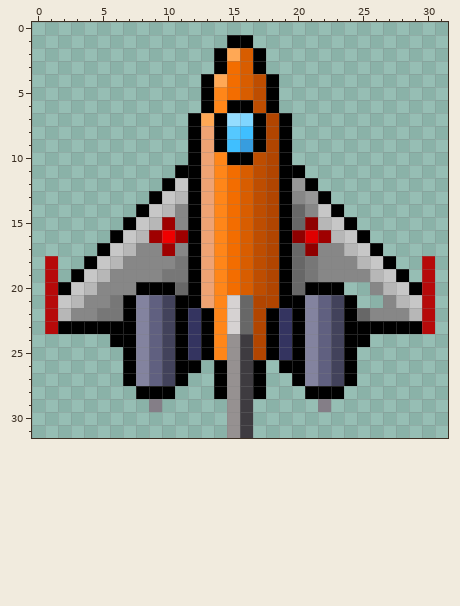
Two versions of one pixel-art sprite, RawArt/Art Material/plane 1/plane 1 orange painting.png. That is the earlier state.
The file is 32x32 pixels. Colours within 5 levels of each other are drawn and written as one.
After:
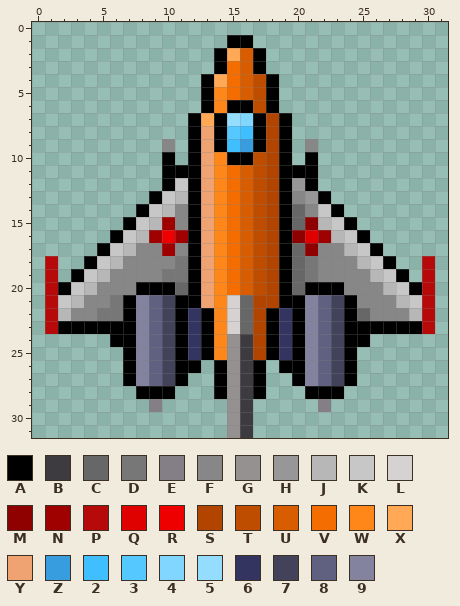
Palette (. is transparent): A #000000  B #3e3b40  C #676767  D #777777  E #847e87  F #878787  G #969191  H #979797  J #b7b7b7  K #c7c7c7  L #d6d2d2  M #8f0000  N #9f0000  P #b60a0a  Q #df0000  R #ef0000  S #b14500  T #be4d00  U #d85d00  V #f36d00  W #ff8619  X #ffa855  Y #efa373  Z #379ddf  2 #3fbfff  3 #55c8ff  4 #80d6ff  5 #95ddff  6 #343460  7 #42425b  8 #606080  9 #83839f
The commit says: add simple bullets and modify some color on plane 1
Changes in this commit:
y 9: x 10 . -> F; x 21 . -> F
y 10..11: x 10 . -> A; x 21 . -> A
y 20: x 24..25 .. -> FF
y 21: x 25..26 .. -> FF
Pixel boxes of the changes (left, top, right, bottom) in both pictures:
added: (162, 139, 175, 178)
added: (305, 139, 318, 178)
added: (344, 282, 383, 308)
